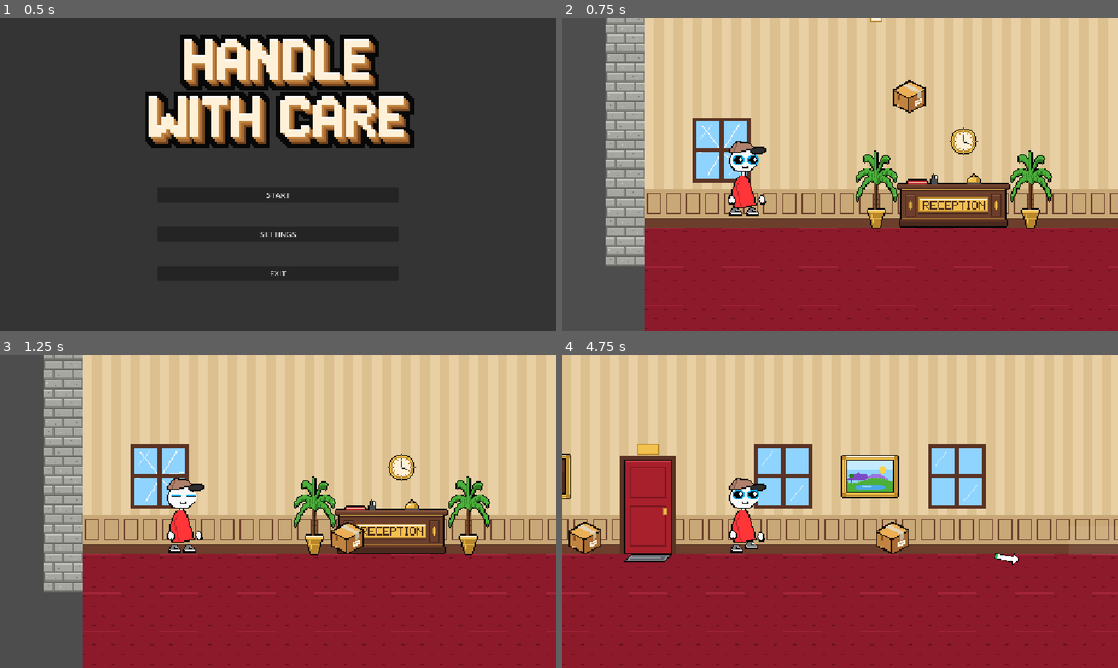
Above: before the commit, frames 1-4 (two rows, left to right).
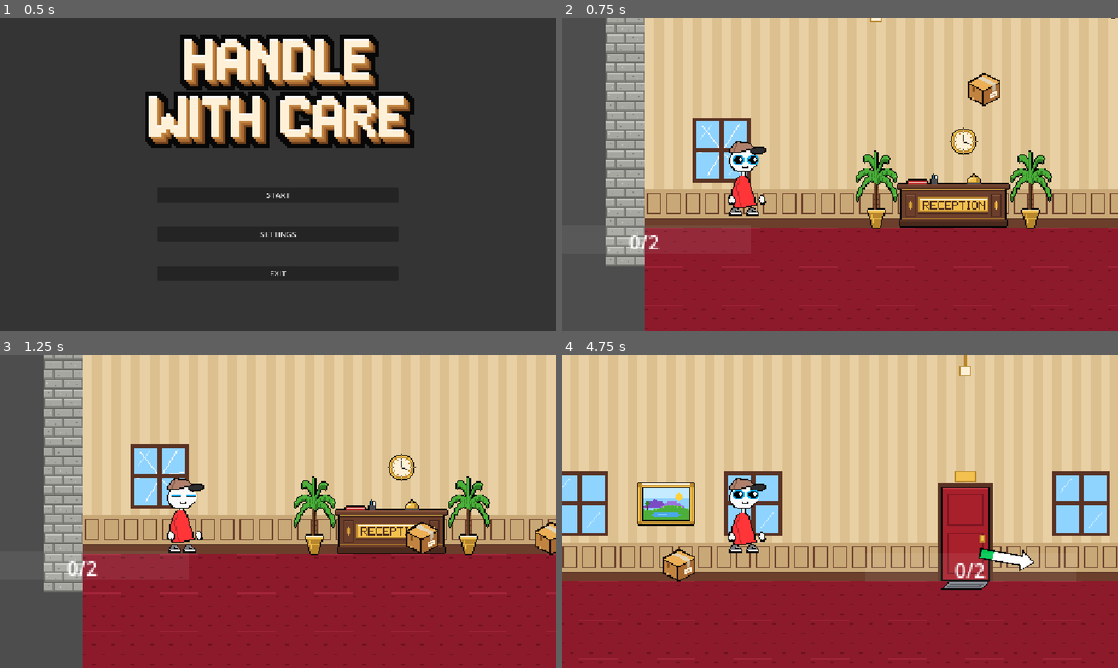
Above: after the commit, the same moments.

Repository: maximusf/handle-with-care
Game: Godot game, scene res://scenes/level_manager.tscn
The game is run twice, just before and just after one commit, with the same random seed, the same clock (stepped at 60 frames per second) and the same inputs.
Inputs (mouse positions are in pixels of both pictures, inside the frame that each line leads up to):
- Up to frame 1 (0.5 s): no input
- Up to frame 2 (0.75 s): click "START" at 0.5 s
- Up to frame 3 (1.25 s): no input
- Up to frame 4 (4.75 s): move the mouse to (962, 495) at 1.27 s; press the mouse at (962, 495) at 1.28 s; hold D (move_right) 1.28-2.78 s; tap Space (jump) at 1.52, 2.27, 3.77, 4.52 s; move the mouse to (728, 527) at 2.02 s; release the mouse at (728, 527) at 2.03 s; click (728, 527) at 2.1 s; move the mouse to (895, 442) at 2.77 s; press the mouse at (895, 442) at 2.78 s; hold A (move_left) 2.78-3.53 s; move the mouse to (812, 574) at 3.52 s; release the mouse at (812, 574) at 3.53 s; hold D (move_right) from 3.53 s (still down); click (812, 574) at 3.6 s; move the mouse to (1006, 558) at 4.27 s; press the mouse at (1006, 558) at 4.28 s

Frame 1 is identical in both runs. In frame 2, 1.1% of the frame differs, in the area x 12-100%, y 0-74%; in frame 3, 1.3%; in frame 4, 31%, in the area x 0-100%, y 0-100%.

Commit message:
Added CurrentNode script that has logic to emit all delivery zones completed / Completion

Diff:
--- a/project.godot
+++ b/project.godot
@@ -24,6 +24,7 @@
 
 packages="Everything in this group are packages"
 player="Player Identification"
+delivery_zone="Group consisting only of delivery_zones"
 
 [input]
 
--- a/scenes/delivery_zone.tscn
+++ b/scenes/delivery_zone.tscn
@@ -139,7 +139,7 @@
 "speed": 1.0
 }]
 
-[node name="delivery_zone" type="Area2D" unique_id=1136476718]
+[node name="delivery_zone" type="Area2D" unique_id=1136476718 groups=["delivery_zone"]]
 texture_filter = 1
 script = ExtResource("1_ngybl")
 
--- a/scenes/level_01_tutorial.tscn
+++ b/scenes/level_01_tutorial.tscn
@@ -538,17 +538,18 @@
 tile_set = SubResource("TileSet_r71vu")
 
 [node name="Player" parent="." unique_id=106568176 instance=ExtResource("2_2n7al")]
-z_index = 1
 position = Vector2(82, -59)
 
 [node name="delivery_zone" parent="." unique_id=1136476718 instance=ExtResource("3_2n7al")]
 position = Vector2(964, -21)
 
-[node name="Package" parent="." unique_id=1601116120 instance=ExtResource("4_hxl72")]
-position = Vector2(220, -125)
+[node name="Package" parent="." unique_id=1030985816 instance=ExtResource("4_hxl72")]
+position = Vector2(282, -131)
 
 [node name="Package2" parent="." unique_id=1388366563 instance=ExtResource("4_hxl72")]
-position = Vector2(476, -195)
+position = Vector2(389, -203)
 
 [node name="Package3" parent="." unique_id=409927986 instance=ExtResource("4_hxl72")]
-position = Vector2(731, -192)
+position = Vector2(723, -146)
+
+[node name="delivery_zone2" parent="." unique_id=1648573008 instance=ExtResource("3_2n7al")]
--- a/scenes/level_manager.tscn
+++ b/scenes/level_manager.tscn
@@ -3,6 +3,7 @@
 [ext_resource type="Script" uid="uid://chxwtj777tqov" path="res://scripts/level_manager.gd" id="1_5eglo"]
 [ext_resource type="PackedScene" uid="uid://3voc4krq6q61" path="res://scenes/level_01_tutorial.tscn" id="2_lbe5n"]
 [ext_resource type="PackedScene" uid="uid://bwttur5fpw6bj" path="res://scenes/User_Interface.tscn" id="3_2yrkd"]
+[ext_resource type="Script" uid="uid://duwyn6ry6ihnr" path="res://scripts/current_level.gd" id="3_kfnik"]
 [ext_resource type="Script" uid="uid://c5526lmqhsl8p" path="res://scripts/camera_2d.gd" id="3_lbe5n"]
 
 [node name="Level_Manager" type="Node" unique_id=1278203149]
@@ -10,6 +11,7 @@
 first_level = ExtResource("2_lbe5n")
 
 [node name="CurrentLevel" type="Node2D" parent="." unique_id=1954569347]
+script = ExtResource("3_kfnik")
 
 [node name="Camera2D" type="Camera2D" parent="." unique_id=1562498216]
 zoom = Vector2(2.5, 2.5)
@@ -18,4 +20,6 @@
 
 [node name="User_Interface" parent="." unique_id=1313764124 instance=ExtResource("3_2yrkd")]
 
+[connection signal="level_loaded" from="." to="CurrentLevel" method="_on_level_manager_level_loaded"]
+
 [editable path="User_Interface"]
--- a/scripts/camera_2d.gd
+++ b/scripts/camera_2d.gd
@@ -26,7 +26,7 @@
 	if is_instance_valid(camera_target):
 		camera_2d.global_position = Vector2(camera_target.global_position.x + (camera_offset_direction * 80), camera_target.global_position.y)
 	else:
-		print("huhuhuh")
+		pass # Means we're in the menu
 	pass
 
 func set_camera_target(new_target: Node2D) -> void:
--- /dev/null
+++ b/scripts/current_level.gd
@@ -0,0 +1,30 @@
+extends Node2D
+
+signal level_completed
+
+var delivery_zones: Array[Node] = []
+var completed_zones: Array[bool] = []
+# Called when the node enters the scene tree for the first time.
+func _ready() -> void:
+	pass
+
+
+func _on_delivery_zone_completed(zone: Area2D) -> void:
+	completed_zones.append(true)
+	print(delivery_zones)
+	print(completed_zones)
+	if completed_zones.size() == delivery_zones.size():
+		level_completed.emit()
+
+func _on_level_manager_level_loaded(level: Node2D) -> void:
+	delivery_zones.clear()
+	completed_zones.clear()
+	for zone in level.find_children("*", "", true, false):
+		if zone.is_in_group("delivery_zone"):
+			delivery_zones.append(zone)
+			zone.connect("complete", _on_delivery_zone_completed)
+
+
+# Called every frame. 'delta' is the elapsed time since the previous frame.
+func _process(delta: float) -> void:
+	pass
--- a/scripts/level_manager.gd
+++ b/scripts/level_manager.gd
@@ -4,7 +4,6 @@
 @onready var current_level_holder: Node2D = $CurrentLevel
 @onready var user_interface: CanvasLayer = $User_Interface
 var current_level_scene: PackedScene
-
 
 signal level_loaded(level: Node2D)
 
@@ -27,7 +26,6 @@
 		get_tree().paused = true
 
 
-
 func load_level(level_scene: PackedScene) -> void:
 	current_level_scene = level_scene
 	# Remove the old level.
Not shown, added: scripts/current_level.gd.uid
